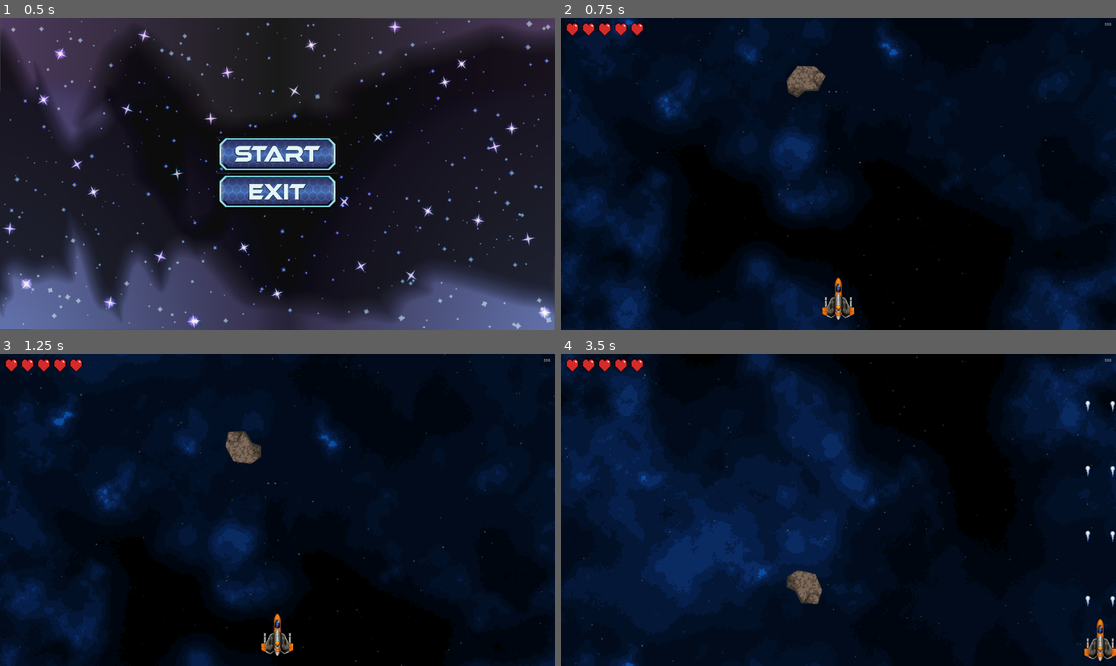
Above: before the commit, frames 1-4 (two rows, left to right).
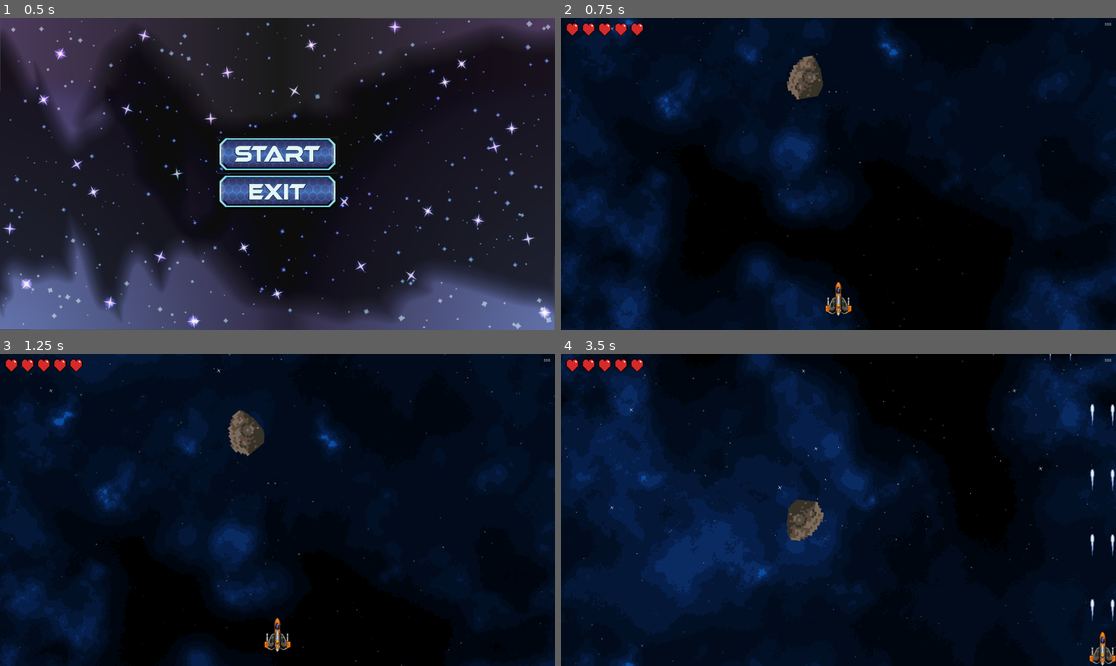
Above: after the commit, the same moments.

Repository: HalysonItallo/Opensole
Game: Godot game, scene res://scenes/menu/menu.tscn
Same seed, same stepped clock (60 frames per second), same inputs: the game is played once before the commit and once after it.
Inputs (mouse positions are in pixels of both pictures, inside the frame that each line leads up to):
- Up to frame 1 (0.5 s): no input
- Up to frame 2 (0.75 s): click (838, 155) at 0.5 s
- Up to frame 3 (1.25 s): no input
- Up to frame 4 (3.5 s): move the mouse to (960, 494) at 1.27 s; hold Right (ui_right) 1.28-2.03 s; hold Space (shoot) 1.28-2.03 s; move the mouse to (727, 525) at 2.02 s; hold Down (ui_down) 2.03-2.78 s; tap Space (shoot) at 2.1 s; move the mouse to (894, 441) at 2.77 s; hold Right (ui_right) from 2.78 s (still down); hold Space (shoot) from 2.78 s (still down)

Frame 1 is identical in both runs. In frame 2, 0.8% of the frame differs, in the area x 9-89%, y 0-97%; in frame 3, 1.1%; in frame 4, 2.1%, in the area x 2-100%, y 0-100%.

Commit message:
feature: shot effects

Diff:
--- a/asteroid/Asteroid.gd
+++ b/asteroid/Asteroid.gd
@@ -1,9 +1,11 @@
 extends Area2D
 
+var preAsteroidFx := preload("res://asteroid/AsteroidFx.tscn")
+
 export var minSpeed: float = 32
-export var maxSpeed: float = 256
-export var minRotationRate = -256
-export var maxRotationRate = 256
+export var maxSpeed: float = 160
+export var minRotationRate = -64
+export var maxRotationRate = 64
 
 export var lifePoints: int = 15
 
@@ -27,6 +29,17 @@
 	rotation_degrees += rotationRate * delta
 
 
+func takeDamage(damageAmount: int):
+	lifePoints -= damageAmount
+	if lifePoints <= 0:
+		showDestroyEffect()
+		queue_free()
+
+func showDestroyEffect():
+	var asteroidFx := preAsteroidFx.instance()
+	asteroidFx.position = position
+	get_parent().add_child(asteroidFx)
+
 func _on_VisibilityNotifier2D_screen_exited():
 	queue_free()
 
@@ -39,9 +52,3 @@
 func _on_Asteroid_area_exited(area):
 	if area is Player:
 		playerInArea = null
-
-
-func takeDamage(damageAmount: int):
-	lifePoints -= damageAmount
-	if lifePoints <= 0:
-		queue_free()
--- a/asteroid/Asteroid.tscn
+++ b/asteroid/Asteroid.tscn
@@ -10,7 +10,7 @@
 texture = ExtResource( 1 )
 
 [node name="CollisionPolygon2D" type="CollisionPolygon2D" parent="."]
-polygon = PoolVector2Array( -44, -40, 15, -54, 59, -16, 67, 32, 16, 55, -21, 27, -53, 28, -67, -6 )
+polygon = PoolVector2Array( -38, -33, -31, -47, 8, -70, 46, -68, 53, -46, 60, -19, 61, 37, 55, 49, 35, 71, -40, 72, -53, 50, -63, 36, -63, 16, -53, -9 )
 
 [node name="VisibilityNotifier2D" type="VisibilityNotifier2D" parent="."]
 position = Vector2( -0.499999, 0.499997 )
--- /dev/null
+++ b/asteroid/AsteroidFx.gd
@@ -0,0 +1,10 @@
+extends CPUParticles2D
+
+
+func _ready():
+	emitting = true
+
+
+func _process(delta):
+	if !emitting:
+		queue_free()
--- /dev/null
+++ b/asteroid/AsteroidFx.tscn
@@ -0,0 +1,27 @@
+[gd_scene load_steps=4 format=2]
+
+[ext_resource path="res://assets/sprites/gameplay/asteroid_small.png" type="Texture" id=1]
+[ext_resource path="res://asteroid/AsteroidFx.gd" type="Script" id=2]
+
+[sub_resource type="Gradient" id=1]
+colors = PoolColorArray( 1, 1, 1, 1, 1, 1, 1, 0 )
+
+[node name="AsteroidFx" type="CPUParticles2D"]
+emitting = false
+amount = 6
+lifetime = 2.0
+one_shot = true
+explosiveness = 1.0
+texture = ExtResource( 1 )
+emission_shape = 1
+emission_sphere_radius = 64.0
+spread = 180.0
+gravity = Vector2( 0, 0 )
+initial_velocity = 160.0
+initial_velocity_random = 0.9
+angular_velocity = 128.0
+angular_velocity_random = 0.5
+scale_amount = 0.32
+scale_amount_random = 0.5
+color_ramp = SubResource( 1 )
+script = ExtResource( 2 )
--- a/bullet/Bullet.gd
+++ b/bullet/Bullet.gd
@@ -1,9 +1,17 @@
 extends Area2D
+
+var preBulletFx := preload("res://bullet/BulletFx.tscn")
 
 export var speed = 1500
 
 func _physics_process(delta):
 	position.y -= speed * delta
+
+
+func showBulletFx():
+	var bulletFx := preBulletFx.instance()
+	bulletFx.position = position
+	get_parent().add_child(bulletFx)
 
 
 func _on_VisibilityNotifier2D_screen_exited():
@@ -12,5 +20,6 @@
 
 func _on_Bullet_area_entered(area):
 	if area.is_in_group("damageable"):
+		showBulletFx()
 		area.takeDamage(1)
 		queue_free()
--- a/bullet/Bullet.tscn
+++ b/bullet/Bullet.tscn
@@ -5,13 +5,13 @@
 
 [sub_resource type="CapsuleShape2D" id=1]
 radius = 9.0
-height = 24.0
+height = 58.0
 
 [node name="Bullet" type="Area2D"]
 script = ExtResource( 1 )
 
 [node name="Sprite" type="Sprite" parent="."]
-scale = Vector2( 3, 3 )
+scale = Vector2( 2.5, 6 )
 texture = ExtResource( 2 )
 region_enabled = true
 region_rect = Rect2( 0, 16, 16, 16 )
--- /dev/null
+++ b/bullet/BulletFX.gd
@@ -0,0 +1,5 @@
+extends Sprite
+
+
+func _on_Timer_timeout():
+	queue_free()
--- /dev/null
+++ b/bullet/BulletFX.tscn
@@ -0,0 +1,20 @@
+[gd_scene load_steps=3 format=2]
+
+[ext_resource path="res://assets/sprites/spaceships/laser-bolts.png" type="Texture" id=1]
+[ext_resource path="res://bullet/BulletFX.gd" type="Script" id=2]
+
+[node name="BulletFX" type="Sprite"]
+position = Vector2( 313, 82 )
+scale = Vector2( 3, 3 )
+texture = ExtResource( 1 )
+hframes = 2
+vframes = 2
+region_rect = Rect2( 0, 16, 0, 16 )
+script = ExtResource( 2 )
+
+[node name="Timer" type="Timer" parent="."]
+wait_time = 0.05
+one_shot = true
+autostart = true
+
+[connection signal="timeout" from="Timer" to="." method="_on_Timer_timeout"]
--- a/player/Player.gd
+++ b/player/Player.gd
@@ -4,7 +4,7 @@
 export var speed: float = 1024
 export var fireDelay: float = 0.15
 export var life: int = 5
-export var damageInvincibilityTime: float = 1.5
+export var damageInvincibilityTime: float = 1.25
 
 var velocity := Vector2(0, 0)
 
@@ -56,8 +56,8 @@
 func adjustPlayerBounds():
 	# Manter o player na tela
 	var viewRect := get_viewport_rect()
-	var yOffset = 90
-	var xOffset = 54
+	var yOffset = 60
+	var xOffset = 46
 	position.x = clamp(position.x, xOffset, viewRect.size.x - xOffset)
 	position.y = clamp(position.y, yOffset, viewRect.size.y - yOffset)
 
--- a/player/Player.tscn
+++ b/player/Player.tscn
@@ -10,8 +10,8 @@
 [node name="Player" type="Area2D"]
 script = ExtResource( 2 )
 
-[node name="Sprite" type="Sprite" parent="."]
-scale = Vector2( -0.96, 0.8 )
+[node name="Spaceship" type="Sprite" parent="."]
+scale = Vector2( -0.78, 0.64 )
 texture = ExtResource( 1 )
 
 [node name="CollisionShape2D" type="CollisionShape2D" parent="."]
@@ -21,10 +21,10 @@
 [node name="ShootPositions" type="Node2D" parent="."]
 
 [node name="LeftGun" type="Node2D" parent="ShootPositions"]
-position = Vector2( -45, -9 )
+position = Vector2( -37, -9 )
 
 [node name="RightGun" type="Node2D" parent="ShootPositions"]
-position = Vector2( 41, -8 )
+position = Vector2( 33, -8 )
 
 [node name="FireDelay" type="Timer" parent="."]
 one_shot = true
@@ -33,7 +33,7 @@
 one_shot = true
 
 [node name="Shield" type="Sprite" parent="."]
-scale = Vector2( 0.8, 0.8 )
+scale = Vector2( 0.65, 0.65 )
 texture = ExtResource( 3 )
 
 [connection signal="timeout" from="Invincibility" to="." method="_on_Invincibility_timeout"]
--- a/project.godot
+++ b/project.godot
@@ -24,6 +24,10 @@
 run/main_scene="res://scenes/menu/menu.tscn"
 config/icon="res://icon.png"
 
+[autoload]
+
+Signals="*res://autoloads/Signals.gd"
+
 [display]
 
 window/size/width=1920
--- a/scenes/spaceship/spacecombat1.tscn
+++ b/scenes/spaceship/spacecombat1.tscn
@@ -6,19 +6,10 @@
 [ext_resource path="res://hud/HUD.tscn" type="PackedScene" id=4]
 [ext_resource path="res://asteroid/Asteroid.tscn" type="PackedScene" id=5]
 [ext_resource path="res://scenes/spaceship/Stage01.gd" type="Script" id=6]
+[ext_resource path="res://assets/sprites/gameplay/stars/starSmall.png" type="Texture" id=8]
 
 [node name="Gameplay" type="Node"]
 script = ExtResource( 6 )
-
-[node name="Player" parent="." instance=ExtResource( 1 )]
-
-[node name="AudioStreamPlayer" type="AudioStreamPlayer" parent="."]
-script = ExtResource( 2 )
-
-[node name="HUD" parent="." instance=ExtResource( 4 )]
-
-[node name="Asteroid" parent="." instance=ExtResource( 5 )]
-position = Vector2( 842, 183 )
 
 [node name="ParallaxBackground" type="ParallaxBackground" parent="."]
 
@@ -29,4 +20,48 @@
 texture = ExtResource( 3 )
 centered = false
 
+[node name="FX" type="Node" parent="."]
+
+[node name="SmallStars" type="CPUParticles2D" parent="FX"]
+position = Vector2( 960, 0 )
+amount = 128
+lifetime = 8.0
+texture = ExtResource( 8 )
+emission_shape = 2
+emission_rect_extents = Vector2( 960, 1 )
+direction = Vector2( 0, 1 )
+spread = 0.0
+gravity = Vector2( 0, 0 )
+initial_velocity = 256.0
+angle = 48.0
+angle_random = 0.64
+scale_amount = 0.48
+scale_amount_random = 0.24
+
+[node name="BigStars" type="CPUParticles2D" parent="FX"]
+position = Vector2( 960, 0 )
+amount = 32
+lifetime = 12.0
+texture = ExtResource( 8 )
+emission_shape = 2
+emission_rect_extents = Vector2( 960, 1 )
+direction = Vector2( 0, 1 )
+spread = 0.0
+gravity = Vector2( 0, 0 )
+initial_velocity = 180.0
+angle = 48.0
+angle_random = 0.64
+scale_amount = 1.48
+scale_amount_random = 0.64
+
+[node name="AudioStreamPlayer" type="AudioStreamPlayer" parent="."]
+script = ExtResource( 2 )
+
+[node name="Player" parent="." instance=ExtResource( 1 )]
+
+[node name="HUD" parent="." instance=ExtResource( 4 )]
+
+[node name="Asteroid" parent="." instance=ExtResource( 5 )]
+position = Vector2( 842, 183 )
+
 [connection signal="area_entered" from="Asteroid" to="Asteroid" method="_on_Asateroid_area_entered"]
Binary file changed: assets/sprites/gameplay/asteroid_big.png
Binary file added: assets/sprites/gameplay/stars/starBig.png
Not shown, added: assets/sprites/gameplay/stars/starBig.png.import
Binary file added: assets/sprites/gameplay/stars/starSmall.png
Not shown, added: assets/sprites/gameplay/stars/starSmall.png.import
Not shown: 1 places in scenes/spaceship/spacecombat1.tscn that only renumber resources
